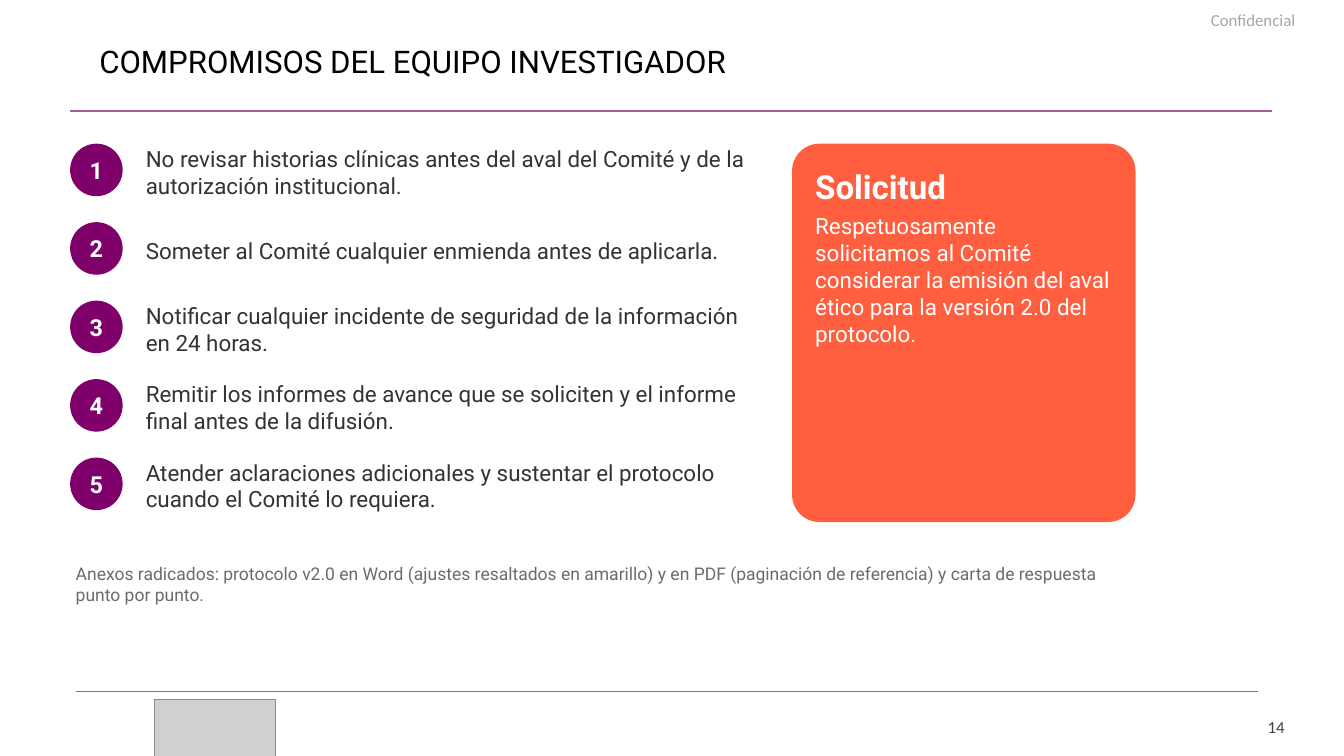
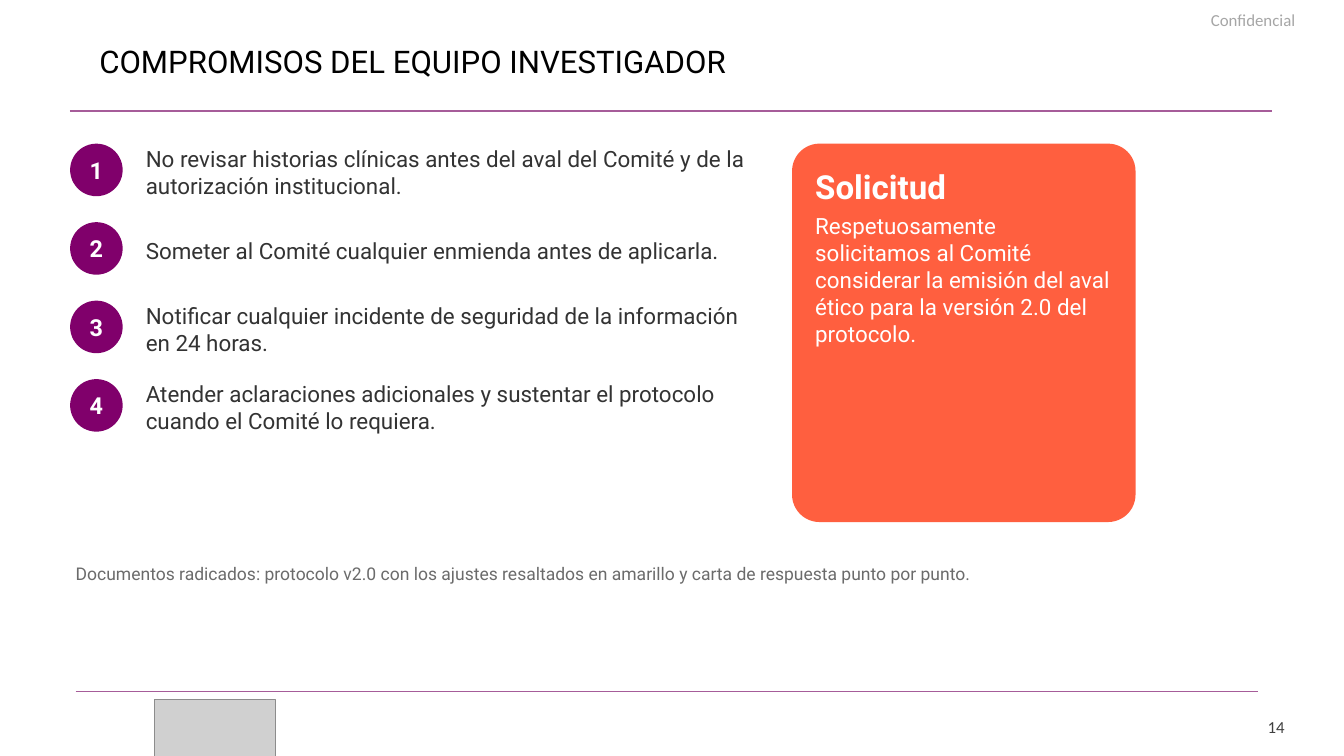
Before and after one commit to nestor120512/nes, a slide deck: slide 14 of comite_etica_CGN/Exposicion_respuesta_Comite.pptx. Drawn at 1344x756 pixels with LibreOffice and Linux fonts; fonts in the diff are those of the drawing; grey boxes stand for pictures; background and template pictures are left out. Boxes give left, top, right and bottom in pixels: in the first picture for what was removed or moved away, otherwise in the second. Text is boxed around its words. In the diff, an @@ line names an element or a change of style, - is before the commit and + after.

```diff
--- a/comite_etica_CGN/Exposicion_respuesta_Comite.pptx
+++ b/comite_etica_CGN/Exposicion_respuesta_Comite.pptx
@@ text "Atender aclaraciones adicionales y sustentar ...": place and size @@
-text "Atender aclaraciones adicionales y sustentar ..." at [146,464,714,512]
+text "Atender aclaraciones adicionales y sustentar ..." at [146,385,714,434]
@@ text removed at [146,385,735,429] @@
-Remitir los informes de avance que se soliciten y el informe final antes de la difusión.
@@ ellipse removed at [70,458,123,510] @@
-5
@@ text at [76,567,970,584]: text changed @@
-Anexos radicados: protocolo v2.0 en Word (ajustes resaltados en amarillo) y en PDF (paginación de referencia) y carta de respuesta punto por punto.
+Documentos radicados: protocolo v2.0 con los ajustes resaltados en amarillo y carta de respuesta punto por punto.
```
Also in this commit, not shown: 5 other slides changed, 4 other files.
